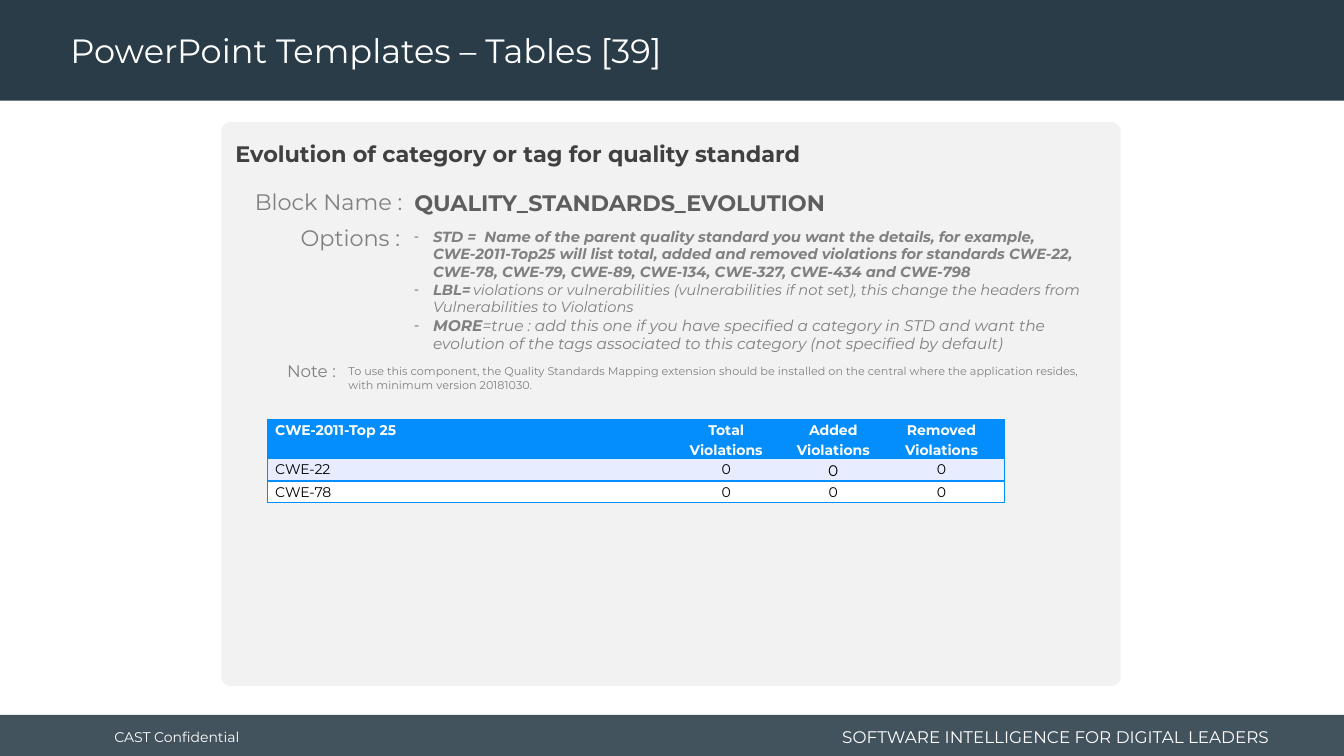
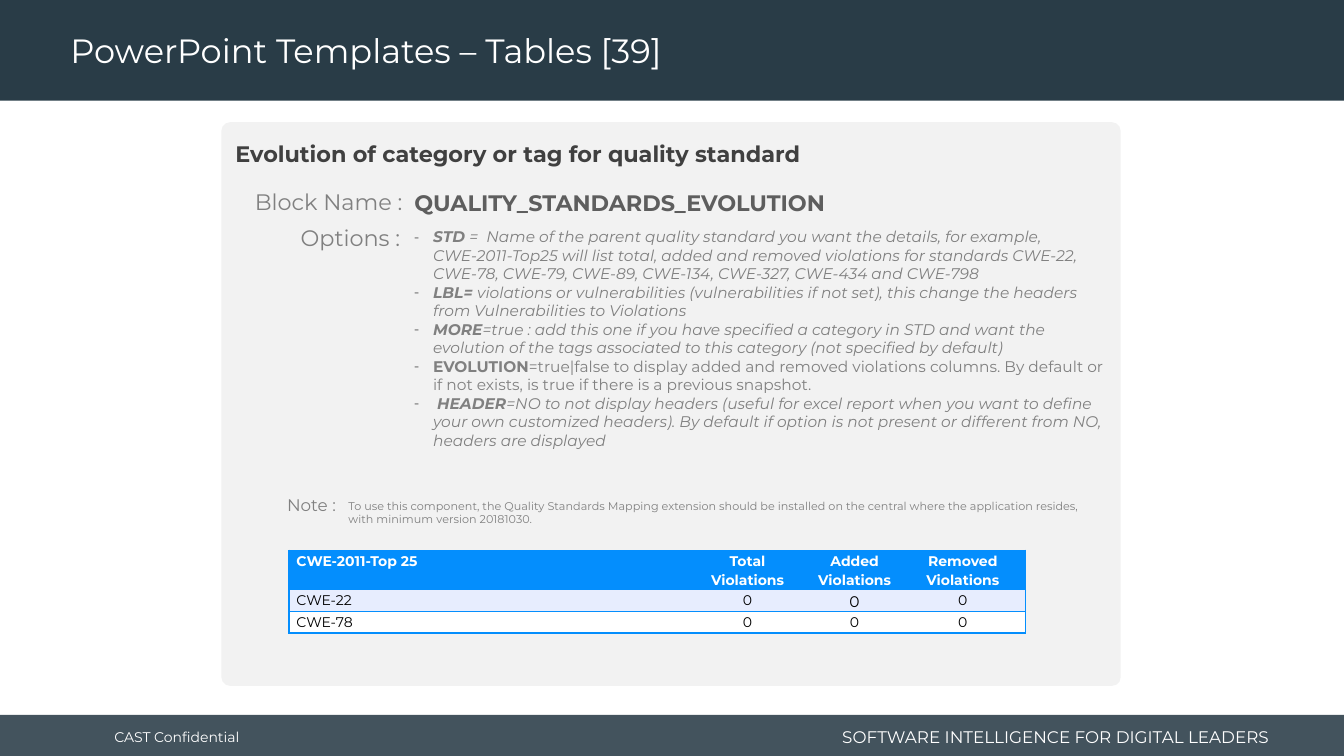
Before and after one commit to CAST-projects/CAST-ReportGenerator, a slide deck: slide 71 of CastReporting.Reporting.Core/Templates/zh-CN/Application/Component library/1- Powerpoint-components-library.pptx. Drawn at 1344x756 pixels with LibreOffice and Linux fonts; fonts in the diff are those of the drawing; background and template pictures are left out. Boxes give left, top, right and bottom in pixels: in the first picture for what was removed or moved away, otherwise in the second. Text is boxed around its words. In the diff, an @@ line names an element or a change of style, - is before the commit and + after.

Commit message:
REPORTGEN-782: add MODULE and TECHNO options, update library reports

```diff
--- a/CastReporting.Reporting.Core/Templates/zh-CN/Application/Component library/1- Powerpoint-components-library.pptx
+++ b/CastReporting.Reporting.Core/Templates/zh-CN/Application/Component library/1- Powerpoint-components-library.pptx
@@ text at (433, 230, 1077, 316): size 10.5 to 11 pt in "STD = Name of the parent quality ...", "LBL= violations or vulnerabilities (vulnerabilities if not ..."; bold off in "= Name of the parent quality standard ..." @@
@@ text at (433, 360, 1103, 449): paragraphs added @@
+– EVOLUTION=true|false to display added and removed violations columns. By default or if not exists, is true if there is a previous snapshot.
+– HEADER=NO to not display headers (useful for excel report when you want to define your own customized headers). By default if option is not present or different from NO, headers are displayed
@@ text "Note :": place and size @@
-text "Note :" at (287, 365, 328, 377)
+text "Note :" at (287, 499, 328, 511)
@@ text "To use this component, the ...": place and size @@
-text "To use this component, the ..." at (348, 367, 1078, 389)
+text "To use this component, the ..." at (348, 502, 1078, 523)
@@ table: place and size @@
-table at (267, 419, 1004, 501)
+table at (289, 551, 1026, 631)
```
Also in this commit, not shown: 7 other slides changed, 10 other files.
